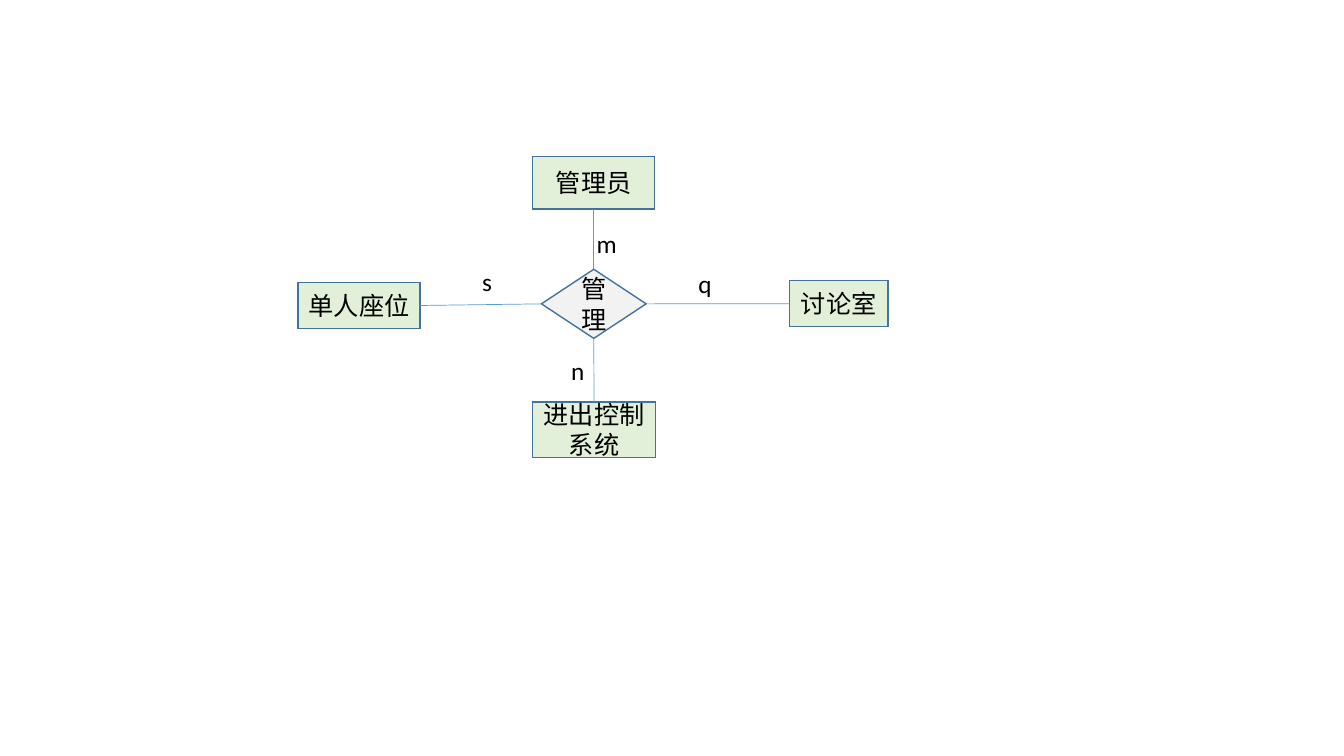
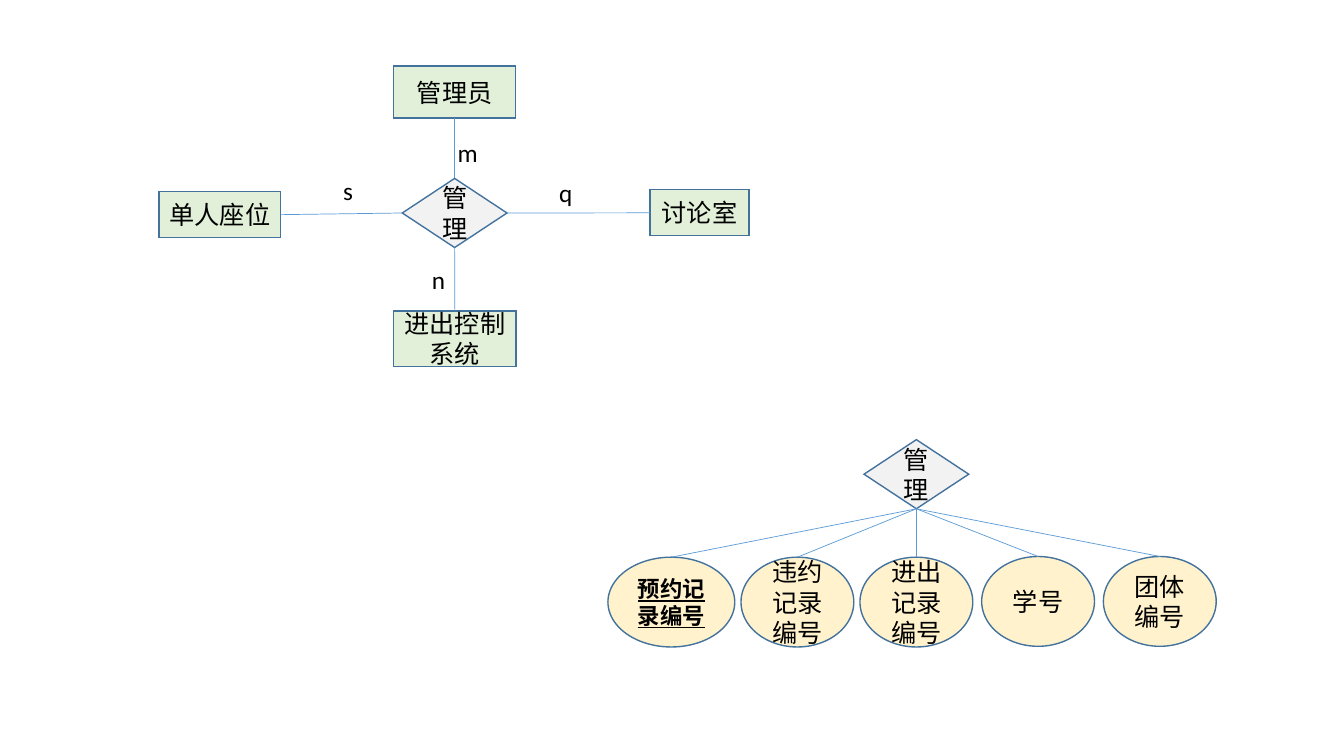
Before and after one commit to huangqiuyu/Database_BUAA, a slide deck: slide 6 of ours/E-R图初稿.pptx. Drawn at 1344x756 pixels with LibreOffice and Linux fonts; fonts in the diff are those of the drawing. Boxes give left, top, right and bottom in pixels: in the first picture for what was removed or moved away, otherwise in the second. Text is boxed around its words. In the diff, an @@ line names an element or a change of style, - is before the commit and + after.

```diff
--- a/ours/E-R图初稿.pptx
+++ b/ours/E-R图初稿.pptx
@@ 4 rectangles, 4 texts, 4 lines, 1 diamond: place and size @@
-4 rectangles, 4 texts, 4 lines, 1 diamond at bbox=[298, 156, 888, 458]
+4 rectangles, 4 texts, 4 lines, 1 diamond at bbox=[159, 66, 749, 367]
@@ diamond added at bbox=[864, 440, 969, 509], fill #F2F2F2, outline #43739E 1 pt, 18 pt, text #000000 @@
+管理
@@ line added from (917, 509) to (671, 558), #5B9BD5 0.5 pt @@
@@ line added from (917, 509) to (798, 558), #5B9BD5 0.5 pt @@
@@ line added from (917, 509) to (917, 558), #5B9BD5 0.5 pt @@
@@ line added from (917, 509) to (1038, 557), #5B9BD5 0.5 pt @@
@@ line added from (917, 509) to (1160, 557), #5B9BD5 0.5 pt @@
@@ ellipse added at bbox=[608, 558, 735, 647], fill #FFF2CC, outline #43739E 1 pt, 16 pt, text #000000, bold, underline @@
+预约记录编号
@@ ellipse added at bbox=[741, 558, 854, 647], fill #FFF2CC, outline #43739E 1 pt, 18 pt, text #000000 @@
+违约记录编号
@@ ellipse added at bbox=[860, 558, 973, 647], fill #FFF2CC, outline #43739E 1 pt, 18 pt, text #000000 @@
+进出记录编号
@@ ellipse added at bbox=[982, 557, 1095, 646], fill #FFF2CC, outline #43739E 1 pt, 18 pt, text #000000 @@
+学号
@@ ellipse added at bbox=[1104, 557, 1217, 646], fill #FFF2CC, outline #43739E 1 pt, 18 pt, text #000000 @@
+团体编号
```
Also in this commit, not shown: 3 other slides changed, 2 other files.
